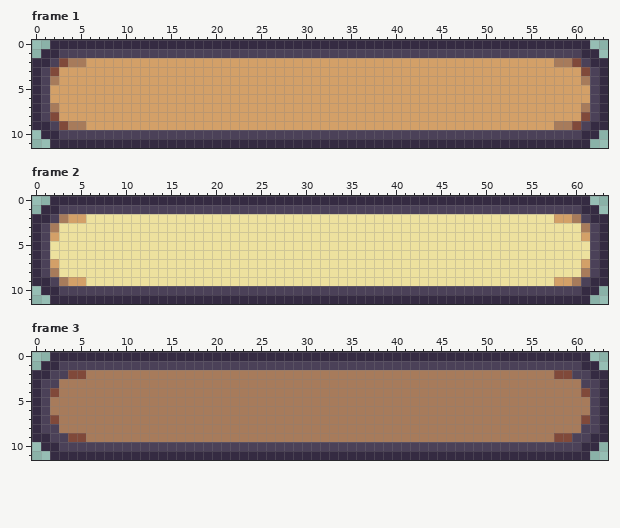
Pixel-art file, stored at layer2/rendering/assets/ui/button/button.aseprite. Above: the version before the commit.
64x12 pixels, 3 frames. Shown: frame 1, frame 2, frame 3.
The result:
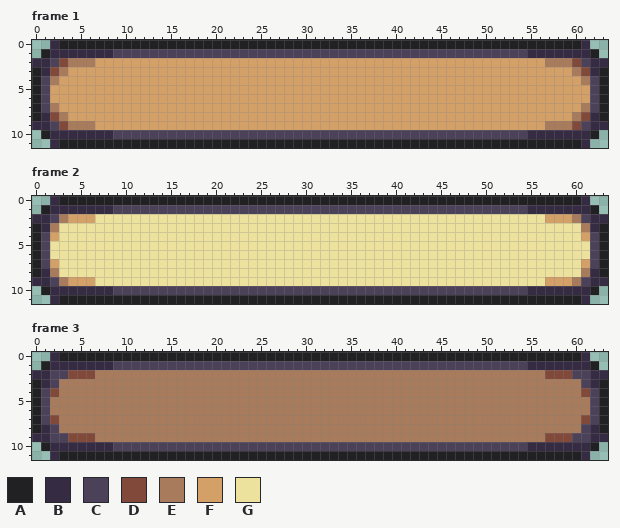
Palette (. is transparent): A #212123  B #352b42  C #4b4158  D #80493a  E #a77b5b  F #d3a068  G #ede19e
Diff:
--- frame 1
@@ x 0..63 @@
- 0 ..BBBBBBBBBBBBBBBBBBBBBBBBBBBBBBBBBBBBBBBBBBBBBBBBBBBBBBBBBBBB..
- 1 .BBCCCCCCCCCCCCCCCCCCCCCCCCCCCCCCCCCCCCCCCCCCCCCCCCCCCCCCCCCCBB.
- 2 BBCDEEFFFFFFFFFFFFFFFFFFFFFFFFFFFFFFFFFFFFFFFFFFFFFFFFFFFFEEDCBB
- 3 BCDFFFFFFFFFFFFFFFFFFFFFFFFFFFFFFFFFFFFFFFFFFFFFFFFFFFFFFFFFFDCB
- 4 BCEFFFFFFFFFFFFFFFFFFFFFFFFFFFFFFFFFFFFFFFFFFFFFFFFFFFFFFFFFFECB
- 5 BCFFFFFFFFFFFFFFFFFFFFFFFFFFFFFFFFFFFFFFFFFFFFFFFFFFFFFFFFFFFFCB
- 6 BCFFFFFFFFFFFFFFFFFFFFFFFFFFFFFFFFFFFFFFFFFFFFFFFFFFFFFFFFFFFFCB
- 7 BCEFFFFFFFFFFFFFFFFFFFFFFFFFFFFFFFFFFFFFFFFFFFFFFFFFFFFFFFFFFECB
- 8 BCDFFFFFFFFFFFFFFFFFFFFFFFFFFFFFFFFFFFFFFFFFFFFFFFFFFFFFFFFFFDCB
- 9 BBCDEEFFFFFFFFFFFFFFFFFFFFFFFFFFFFFFFFFFFFFFFFFFFFFFFFFFFFEEDCBB
-10 .BBCCCCCCCCCCCCCCCCCCCCCCCCCCCCCCCCCCCCCCCCCCCCCCCCCCCCCCCCCCBB.
-11 ..BBBBBBBBBBBBBBBBBBBBBBBBBBBBBBBBBBBBBBBBBBBBBBBBBBBBBBBBBBBB..
+ 0 ..BAAAAAAAAAAAAAAAAAAAAAAAAAAAAAAAAAAAAAAAAAAAAAAAAAAAAAAAAAAB..
+ 1 .ABBBBBBBCCCCCCCCCCCCCCCCCCCCCCCCCCCCCCCCCCCCCCCCCCCCCCBBBBBBBA.
+ 2 BBCDEEEFFFFFFFFFFFFFFFFFFFFFFFFFFFFFFFFFFFFFFFFFFFFFFFFFFEEEDCBB
+ 3 ABDEFFFFFFFFFFFFFFFFFFFFFFFFFFFFFFFFFFFFFFFFFFFFFFFFFFFFFFFFEDBA
+ 4 ACEFFFFFFFFFFFFFFFFFFFFFFFFFFFFFFFFFFFFFFFFFFFFFFFFFFFFFFFFFFECA
+ 5 ACFFFFFFFFFFFFFFFFFFFFFFFFFFFFFFFFFFFFFFFFFFFFFFFFFFFFFFFFFFFFCA
+ 6 ACFFFFFFFFFFFFFFFFFFFFFFFFFFFFFFFFFFFFFFFFFFFFFFFFFFFFFFFFFFFFCA
+ 7 ACEFFFFFFFFFFFFFFFFFFFFFFFFFFFFFFFFFFFFFFFFFFFFFFFFFFFFFFFFFFECA
+ 8 ABDEFFFFFFFFFFFFFFFFFFFFFFFFFFFFFFFFFFFFFFFFFFFFFFFFFFFFFFFFEDBA
+ 9 BBCDEEEFFFFFFFFFFFFFFFFFFFFFFFFFFFFFFFFFFFFFFFFFFFFFFFFFFEEEDCBB
+10 .ABBBBBBBCCCCCCCCCCCCCCCCCCCCCCCCCCCCCCCCCCCCCCCCCCCCCCBBBBBBBA.
+11 ..BAAAAAAAAAAAAAAAAAAAAAAAAAAAAAAAAAAAAAAAAAAAAAAAAAAAAAAAAAAB..
--- frame 2
@@ x 0..63 @@
- 0 ..BBBBBBBBBBBBBBBBBBBBBBBBBBBBBBBBBBBBBBBBBBBBBBBBBBBBBBBBBBBB..
- 1 .BBCCCCCCCCCCCCCCCCCCCCCCCCCCCCCCCCCCCCCCCCCCCCCCCCCCCCCCCCCCBB.
- 2 BBCEFFGGGGGGGGGGGGGGGGGGGGGGGGGGGGGGGGGGGGGGGGGGGGGGGGGGGGFFECBB
- 3 BCEGGGGGGGGGGGGGGGGGGGGGGGGGGGGGGGGGGGGGGGGGGGGGGGGGGGGGGGGGGECB
- 4 BCFGGGGGGGGGGGGGGGGGGGGGGGGGGGGGGGGGGGGGGGGGGGGGGGGGGGGGGGGGGFCB
- 5 BCGGGGGGGGGGGGGGGGGGGGGGGGGGGGGGGGGGGGGGGGGGGGGGGGGGGGGGGGGGGGCB
- 6 BCGGGGGGGGGGGGGGGGGGGGGGGGGGGGGGGGGGGGGGGGGGGGGGGGGGGGGGGGGGGGCB
- 7 BCFGGGGGGGGGGGGGGGGGGGGGGGGGGGGGGGGGGGGGGGGGGGGGGGGGGGGGGGGGGFCB
- 8 BCEGGGGGGGGGGGGGGGGGGGGGGGGGGGGGGGGGGGGGGGGGGGGGGGGGGGGGGGGGGECB
- 9 BBCEFFGGGGGGGGGGGGGGGGGGGGGGGGGGGGGGGGGGGGGGGGGGGGGGGGGGGGFFECBB
-10 .BBCCCCCCCCCCCCCCCCCCCCCCCCCCCCCCCCCCCCCCCCCCCCCCCCCCCCCCCCCCBB.
-11 ..BBBBBBBBBBBBBBBBBBBBBBBBBBBBBBBBBBBBBBBBBBBBBBBBBBBBBBBBBBBB..
+ 0 ..BAAAAAAAAAAAAAAAAAAAAAAAAAAAAAAAAAAAAAAAAAAAAAAAAAAAAAAAAAAB..
+ 1 .ABBBBBBBCCCCCCCCCCCCCCCCCCCCCCCCCCCCCCCCCCCCCCCCCCCCCCBBBBBBBA.
+ 2 BBCEFFFGGGGGGGGGGGGGGGGGGGGGGGGGGGGGGGGGGGGGGGGGGGGGGGGGGFFFECBB
+ 3 ABEGGGGGGGGGGGGGGGGGGGGGGGGGGGGGGGGGGGGGGGGGGGGGGGGGGGGGGGGGGEBA
+ 4 ACFGGGGGGGGGGGGGGGGGGGGGGGGGGGGGGGGGGGGGGGGGGGGGGGGGGGGGGGGGGFCA
+ 5 ACGGGGGGGGGGGGGGGGGGGGGGGGGGGGGGGGGGGGGGGGGGGGGGGGGGGGGGGGGGGGCA
+ 6 ACGGGGGGGGGGGGGGGGGGGGGGGGGGGGGGGGGGGGGGGGGGGGGGGGGGGGGGGGGGGGCA
+ 7 ACFGGGGGGGGGGGGGGGGGGGGGGGGGGGGGGGGGGGGGGGGGGGGGGGGGGGGGGGGGGFCA
+ 8 ABEGGGGGGGGGGGGGGGGGGGGGGGGGGGGGGGGGGGGGGGGGGGGGGGGGGGGGGGGGGEBA
+ 9 BBCEFFFGGGGGGGGGGGGGGGGGGGGGGGGGGGGGGGGGGGGGGGGGGGGGGGGGGFFFECBB
+10 .ABBBBBBBCCCCCCCCCCCCCCCCCCCCCCCCCCCCCCCCCCCCCCCCCCCCCCBBBBBBBA.
+11 ..BAAAAAAAAAAAAAAAAAAAAAAAAAAAAAAAAAAAAAAAAAAAAAAAAAAAAAAAAAAB..
--- frame 3
@@ x 0..63 @@
- 0 ..BBBBBBBBBBBBBBBBBBBBBBBBBBBBBBBBBBBBBBBBBBBBBBBBBBBBBBBBBBBB..
- 1 .BBCCCCCCCCCCCCCCCCCCCCCCCCCCCCCCCCCCCCCCCCCCCCCCCCCCCCCCCCCCBB.
- 2 BBCCDDEEEEEEEEEEEEEEEEEEEEEEEEEEEEEEEEEEEEEEEEEEEEEEEEEEEEDDCCBB
- 3 BCCEEEEEEEEEEEEEEEEEEEEEEEEEEEEEEEEEEEEEEEEEEEEEEEEEEEEEEEEEECCB
- 4 BCDEEEEEEEEEEEEEEEEEEEEEEEEEEEEEEEEEEEEEEEEEEEEEEEEEEEEEEEEEEDCB
- 5 BCEEEEEEEEEEEEEEEEEEEEEEEEEEEEEEEEEEEEEEEEEEEEEEEEEEEEEEEEEEEECB
- 6 BCEEEEEEEEEEEEEEEEEEEEEEEEEEEEEEEEEEEEEEEEEEEEEEEEEEEEEEEEEEEECB
- 7 BCDEEEEEEEEEEEEEEEEEEEEEEEEEEEEEEEEEEEEEEEEEEEEEEEEEEEEEEEEEEDCB
- 8 BCCEEEEEEEEEEEEEEEEEEEEEEEEEEEEEEEEEEEEEEEEEEEEEEEEEEEEEEEEEECCB
- 9 BBCCDDEEEEEEEEEEEEEEEEEEEEEEEEEEEEEEEEEEEEEEEEEEEEEEEEEEEEDDCCBB
-10 .BBCCCCCCCCCCCCCCCCCCCCCCCCCCCCCCCCCCCCCCCCCCCCCCCCCCCCCCCCCCBB.
-11 ..BBBBBBBBBBBBBBBBBBBBBBBBBBBBBBBBBBBBBBBBBBBBBBBBBBBBBBBBBBBB..
+ 0 ..BAAAAAAAAAAAAAAAAAAAAAAAAAAAAAAAAAAAAAAAAAAAAAAAAAAAAAAAAAAB..
+ 1 .ABBBBBBBCCCCCCCCCCCCCCCCCCCCCCCCCCCCCCCCCCCCCCCCCCCCCCBBBBBBBA.
+ 2 BBCCDDDEEEEEEEEEEEEEEEEEEEEEEEEEEEEEEEEEEEEEEEEEEEEEEEEEEDDDCCBB
+ 3 ABCEEEEEEEEEEEEEEEEEEEEEEEEEEEEEEEEEEEEEEEEEEEEEEEEEEEEEEEEEECBA
+ 4 ACDEEEEEEEEEEEEEEEEEEEEEEEEEEEEEEEEEEEEEEEEEEEEEEEEEEEEEEEEEEDCA
+ 5 ACEEEEEEEEEEEEEEEEEEEEEEEEEEEEEEEEEEEEEEEEEEEEEEEEEEEEEEEEEEEECA
+ 6 ACEEEEEEEEEEEEEEEEEEEEEEEEEEEEEEEEEEEEEEEEEEEEEEEEEEEEEEEEEEEECA
+ 7 ACDEEEEEEEEEEEEEEEEEEEEEEEEEEEEEEEEEEEEEEEEEEEEEEEEEEEEEEEEEEDCA
+ 8 ABCEEEEEEEEEEEEEEEEEEEEEEEEEEEEEEEEEEEEEEEEEEEEEEEEEEEEEEEEEECBA
+ 9 BBCCDDDEEEEEEEEEEEEEEEEEEEEEEEEEEEEEEEEEEEEEEEEEEEEEEEEEEDDDCCBB
+10 .ABBBBBBBCCCCCCCCCCCCCCCCCCCCCCCCCCCCCCCCCCCCCCCCCCCCCCBBBBBBBA.
+11 ..BAAAAAAAAAAAAAAAAAAAAAAAAAAAAAAAAAAAAAAAAAAAAAAAAAAAAAAAAAAB..
Where, in picture pixels (left, top, right, bottom), the same in both pictures:
changed: (32, 40, 608, 148)
changed: (32, 196, 608, 304)
changed: (32, 352, 608, 460)
